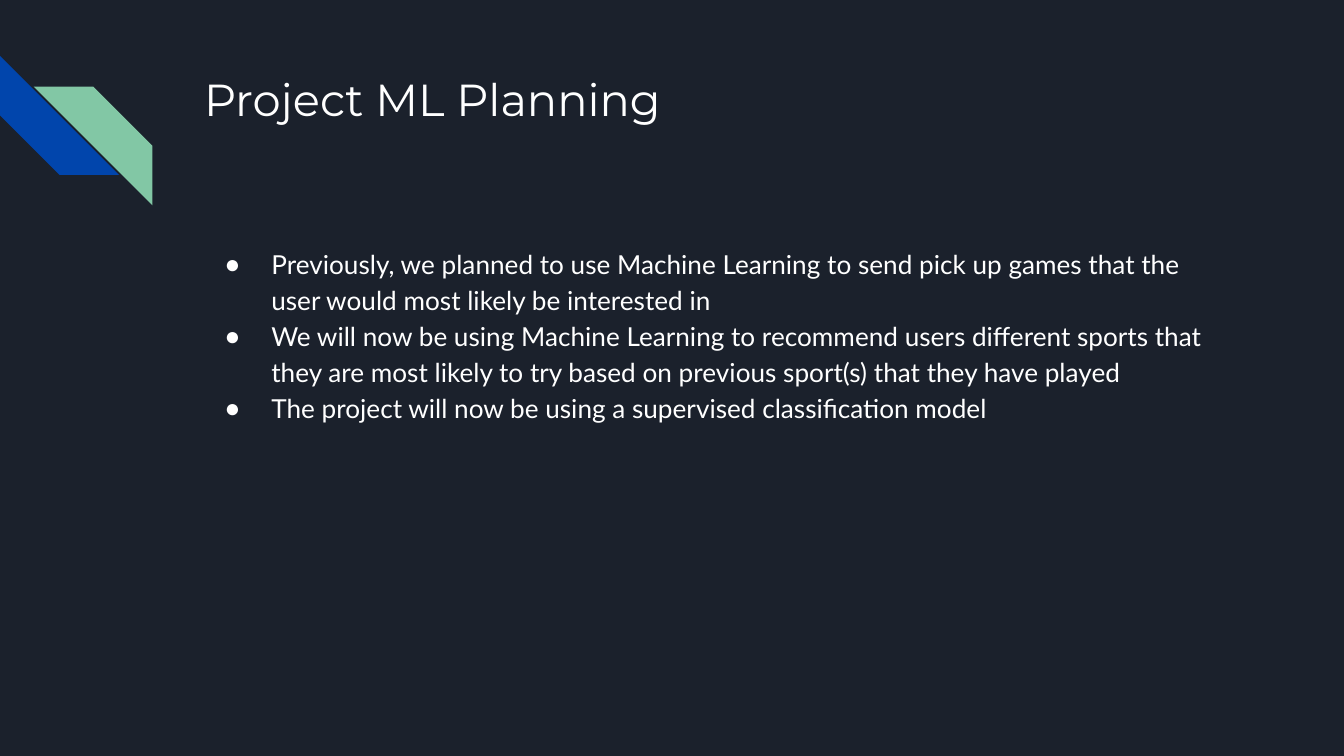
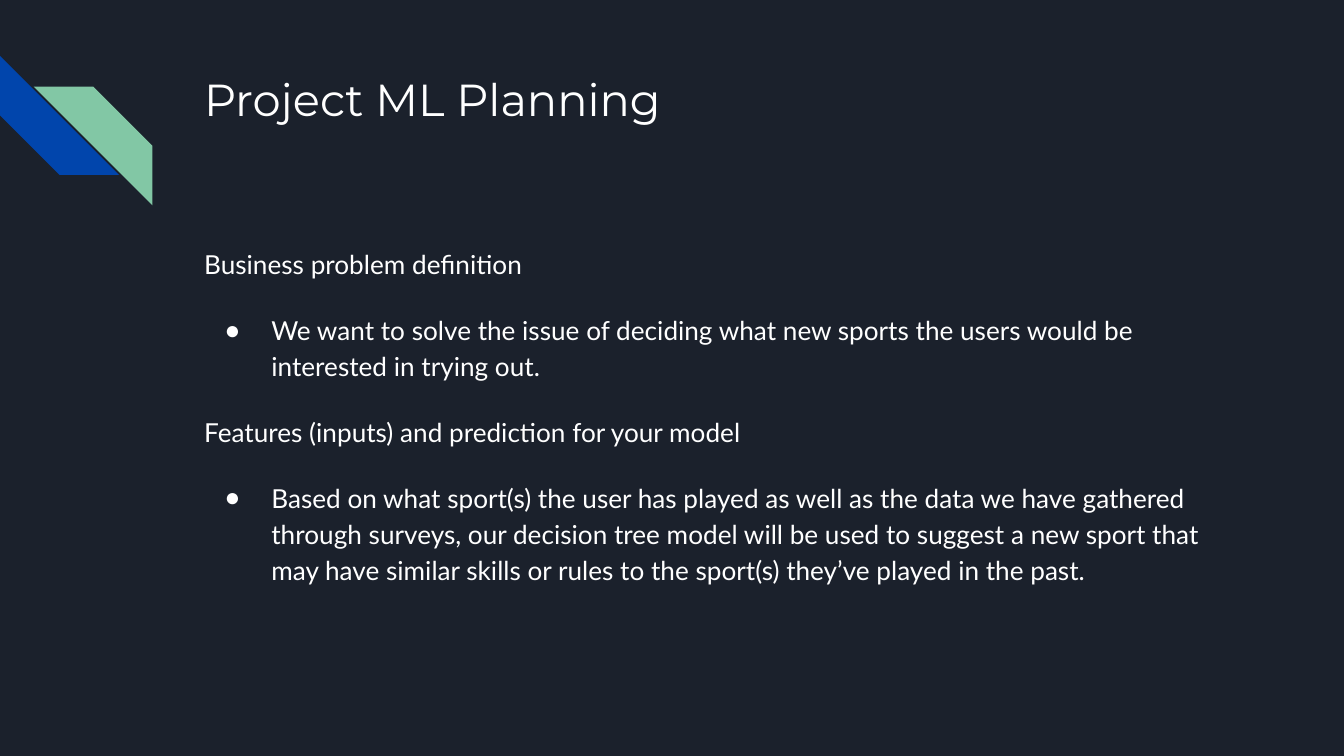
Before and after one commit to jamilkhan98/CECS491AProject, a slide deck: slide 20 of Sprints/Sprint #4/Sprint #4 Presentation.pptx (slide 16 before the commit). Drawn at 1344x756 pixels with LibreOffice and Linux fonts; fonts in the diff are those of the drawing. Boxes give left, top, right and bottom in pixels: in the first picture for what was removed or moved away, otherwise in the second. Text is boxed around its words. In the diff, an @@ line names an element or a change of style, - is before the commit and + after.

```diff
--- a/Sprints/Sprint #4/Sprint #4 Presentation.pptx
+++ b/Sprints/Sprint #4/Sprint #4 Presentation.pptx
@@ text at (204, 254, 1198, 585): text changed @@
-● Previously, we planned to use Machine Learning to send pick up games that the user would most likely be interested in
-● We will now be using Machine Learning to recommend users different sports that they are most likely to try based on previous sport(s) that they have played
-● The project will now be using a supervised classification model
+Business problem definition
+● We want to solve the issue of deciding what new sports the users would be interested in trying out.
+Features (inputs) and prediction for your model
+● Based on what sport(s) the user has played as well as the data we have gathered through surveys, our decision tree model will be used to suggest a new sport that may have similar skills or rules to the sport(s) they’ve played in the past.
```
Also in this commit, not shown: 6 other slides changed, 15 slides added.
